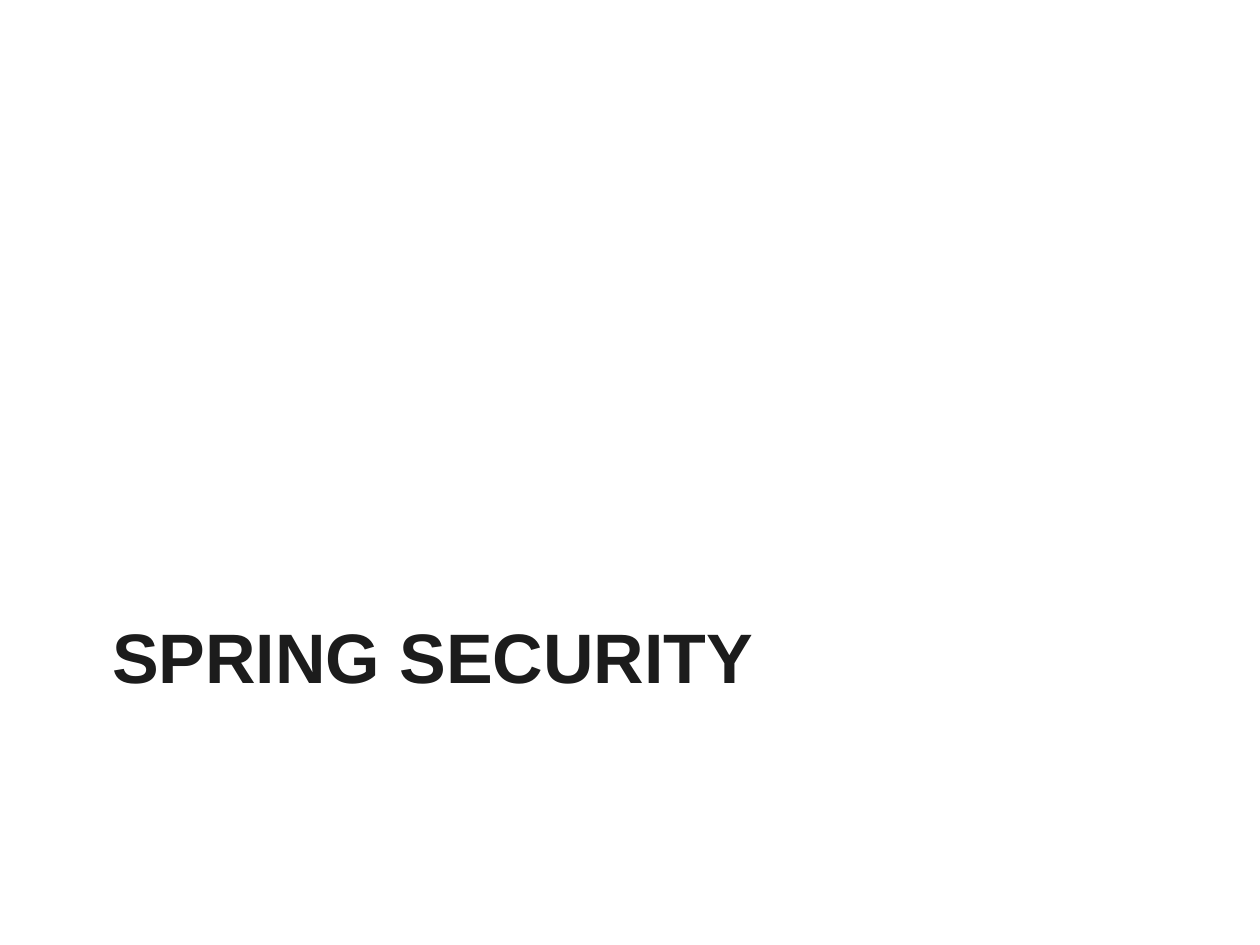
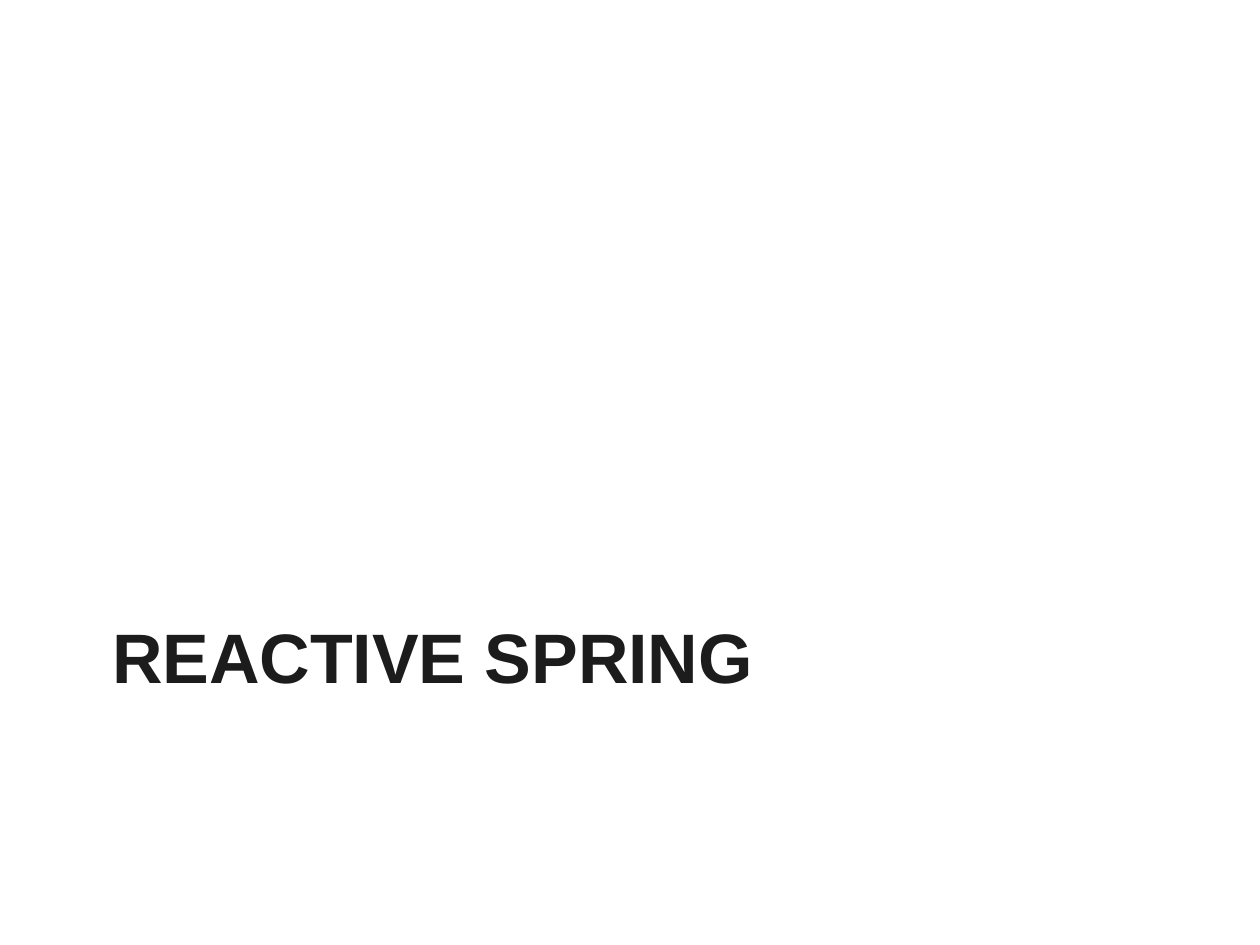
Before and after one commit to vatsanTraining/training_july_2023, a slide deck: slide 22 of MicroService_Module2_Bajaj.ppt (slide 11 before the commit). Drawn at 1260x945 pixels with LibreOffice and Linux fonts; fonts in the diff are those of the drawing; background and template pictures are left out. Boxes give left, top, right and bottom in pixels: in the first picture for what was removed or moved away, otherwise in the second. Text is boxed around its words. In the diff, an @@ line names an element or a change of style, - is before the commit and + after.

```diff
--- a/MicroService_Module2_Bajaj.ppt
+++ b/MicroService_Module2_Bajaj.ppt
@@ title at (x1=112, y1=634, x2=753, y2=684): text changed @@
-SPRING SECURITY
+REACTIVE SPRING
```
Also in this commit, not shown: 3 other slides changed, 92 slides added, 13 slides removed, 16 other files.
